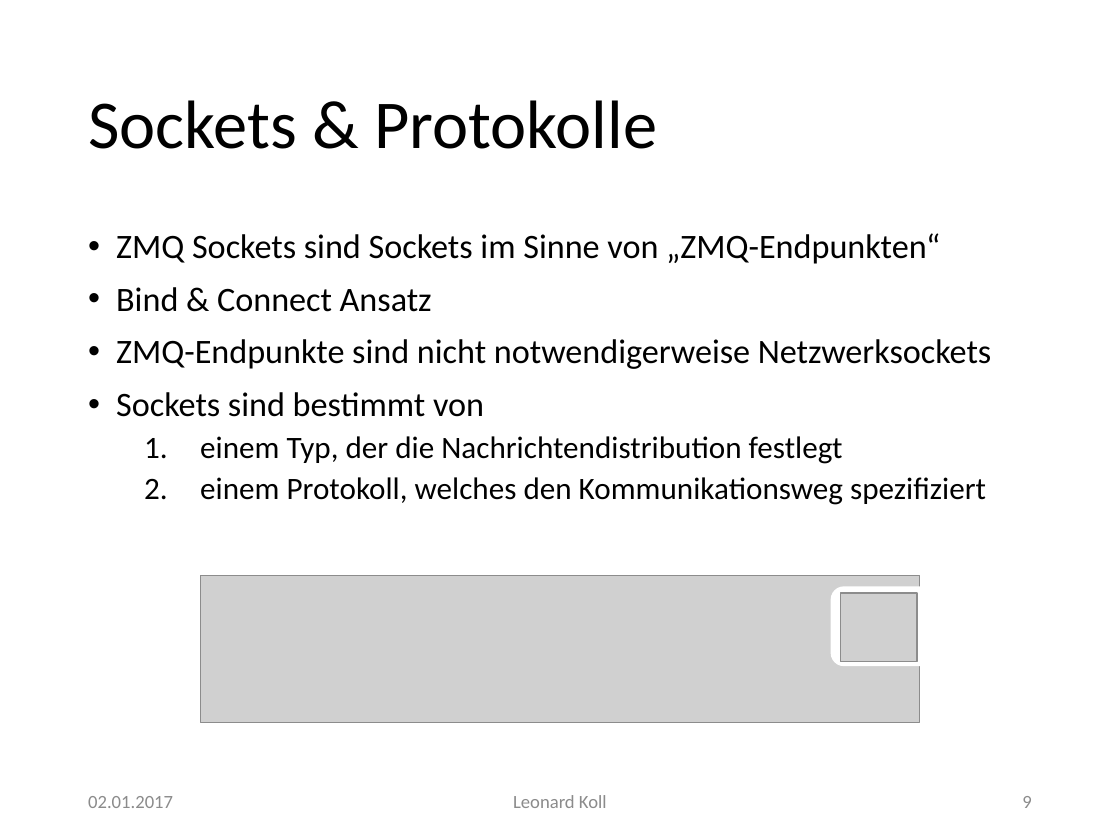
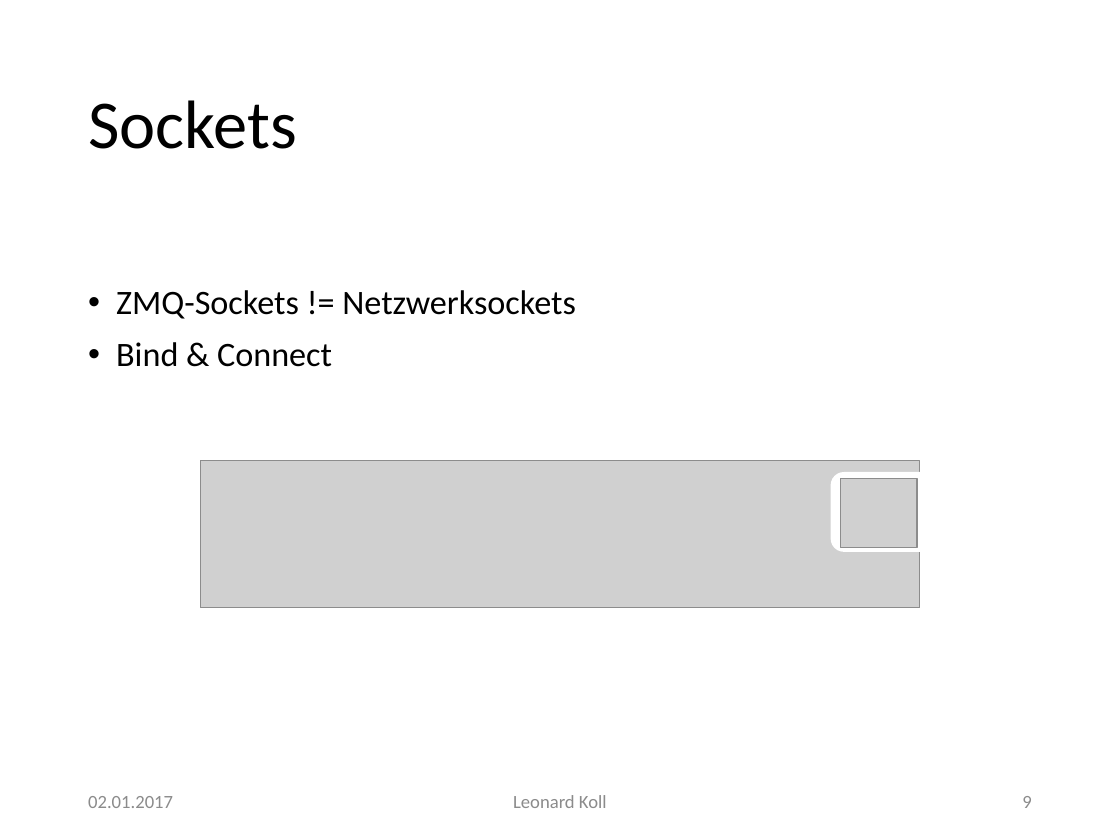
Before and after one commit to LeonardKoll/santaclaus, a slide deck: slide 9 of zeroMQ.pptx. Drawn at 1120x840 pixels with LibreOffice and Linux fonts; fonts in the diff are those of the drawing; grey boxes stand for pictures; background and template pictures are left out. Boxes give left, top, right and bottom in pixels: in the first picture for what was removed or moved away, otherwise in the second. Text is boxed around its words. In the diff, an @@ line names an element or a change of style, - is before the commit and + after.

```diff
--- a/zeroMQ.pptx
+++ b/zeroMQ.pptx
@@ title at box(88, 100, 297, 149): text changed @@
-Sockets & Protokolle
+Sockets
@@ text at box(116, 290, 575, 367): text changed @@
-• ZMQ Sockets sind Sockets im Sinne von „ZMQ-Endpunkten“
-• Bind & Connect Ansatz
-• ZMQ-Endpunkte sind nicht notwendigerweise Netzwerksockets
-• Sockets sind bestimmt von
-  1. einem Typ, der die Nachrichtendistribution festlegt
-  2. einem Protokoll, welches den Kommunikationsweg spezifiziert
+• ZMQ-Sockets != Netzwerksockets
+• Bind & Connect
@@ 2 pictures, 1 round same rect: place and size @@
-2 pictures, 1 round same rect at box(200, 576, 921, 722)
+2 pictures, 1 round same rect at box(200, 460, 921, 607)
```
Also in this commit, not shown: 8 other slides changed, 7 other files.
